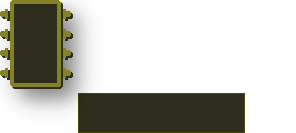
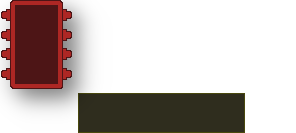
Revision of a layered 296 x 133 image; what changed, layer by layer:
showed group "red" (2 layers) over [0, 0, 73, 89]
painted on "mem" over [0, 0, 71, 88]
renamed "mem shadow" to "mem background", painted on it over [1, 0, 73, 89]
renamed "memory outline" to "memory", painted on it over [0, 0, 71, 88]
painted on "memory background" over [1, 0, 73, 89]
renamed "memory shadow 2 #1" to "memory shadow", painted on it over [0, 0, 90, 108]
